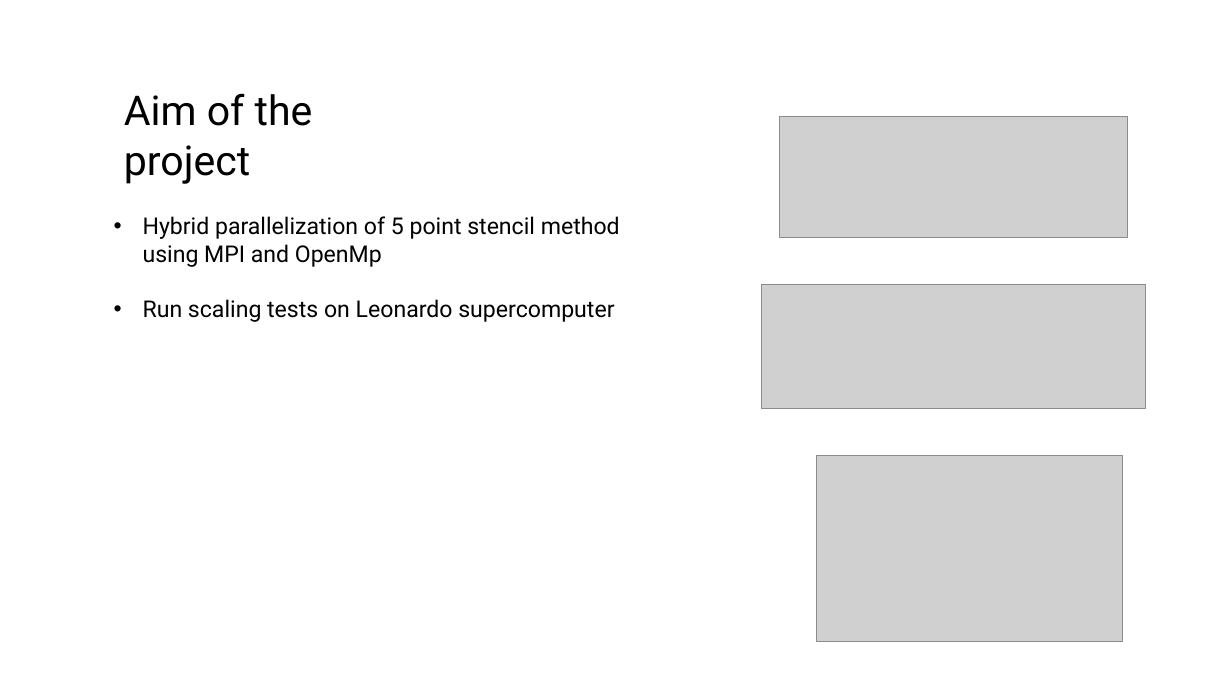
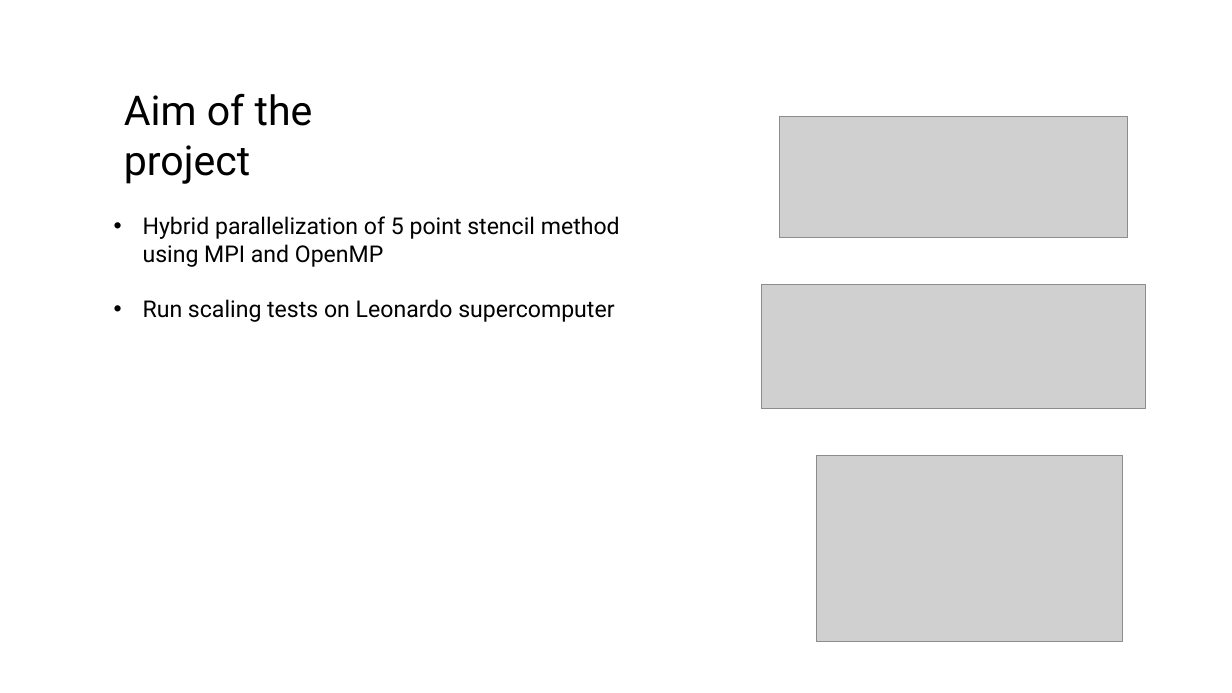
Before and after one commit to agnesevalentini/HPC_exam, a slide deck: slide 2 of HPC final project.pptx. Drawn at 1232x693 pixels with LibreOffice and Linux fonts; fonts in the diff are those of the drawing; grey boxes stand for pictures. Boxes give left, top, right and bottom in pixels: in the first picture for what was removed or moved away, otherwise in the second. Text is boxed around its words. In the diff, an @@ line names an element or a change of style, - is before the commit and + after.

```diff
--- a/HPC final project.pptx
+++ b/HPC final project.pptx
@@ text at (143,216,620,267): text changed @@
-• Hybrid parallelization of 5 point stencil method using MPI and OpenMp
+• Hybrid parallelization of 5 point stencil method using MPI and OpenMP
```
Also in this commit, not shown: 1 other slide changed, 9 slides added, 1 slide removed, 5 other files.
